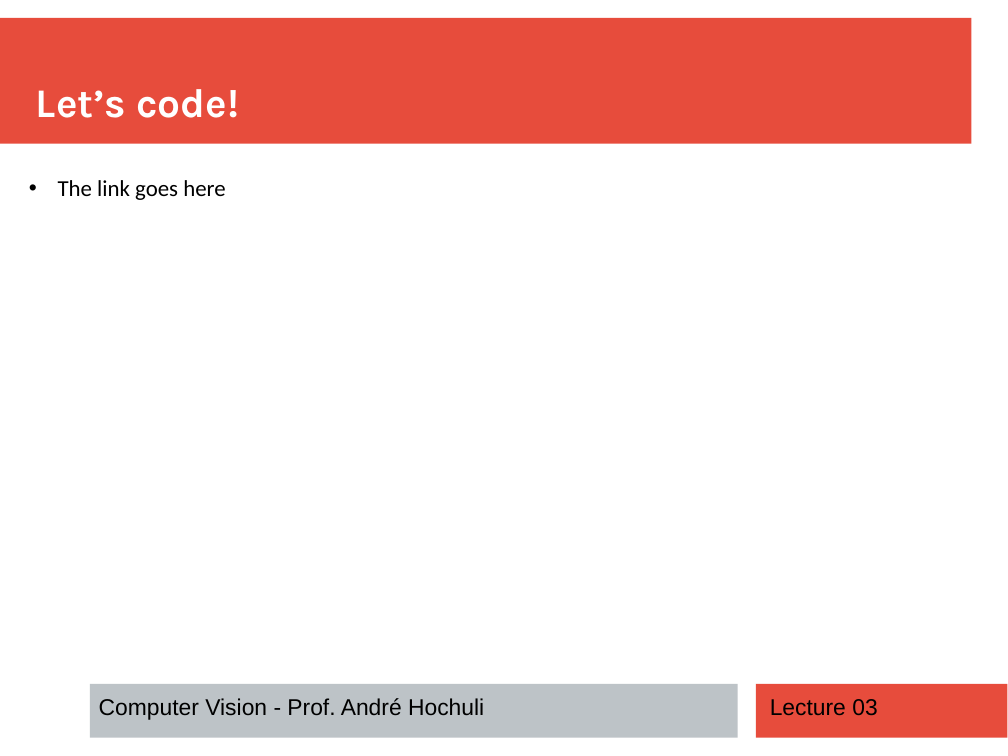
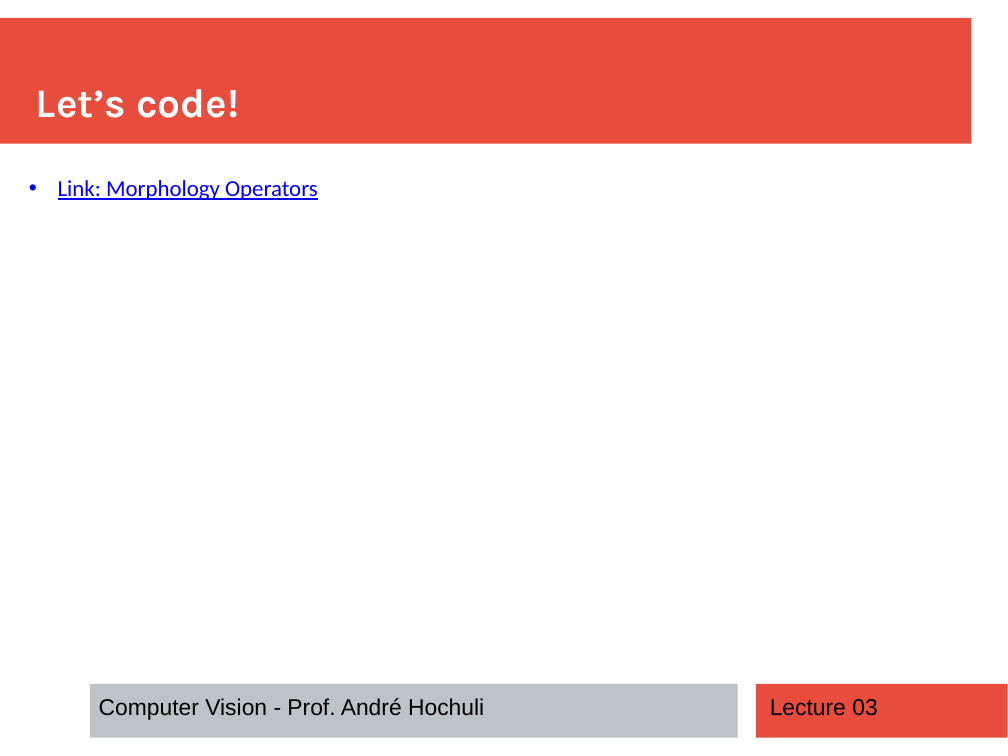
Before and after one commit to andrehochuli/teaching, a slide deck: slide 9 of ComputerVision/Lecture 03 - Morphology/Lecture 03 - Morphology.pptx. Drawn at 1008x756 pixels with LibreOffice and Linux fonts; fonts in the diff are those of the drawing. Boxes give left, top, right and bottom in pixels: in the first picture for what was removed or moved away, otherwise in the second. Text is boxed around its words. In the diff, an @@ line names an element or a change of style, - is before the commit and + after.

```diff
--- a/ComputerVision/Lecture 03 - Morphology/Lecture 03 - Morphology.pptx
+++ b/ComputerVision/Lecture 03 - Morphology/Lecture 03 - Morphology.pptx
@@ text at box(58, 180, 318, 200): text changed; text colour #000000 to #0000FF @@
-• The link goes here
+• Link: Morphology Operators
```
Also in this commit, not shown: 6 other slides changed, 1 other file.
